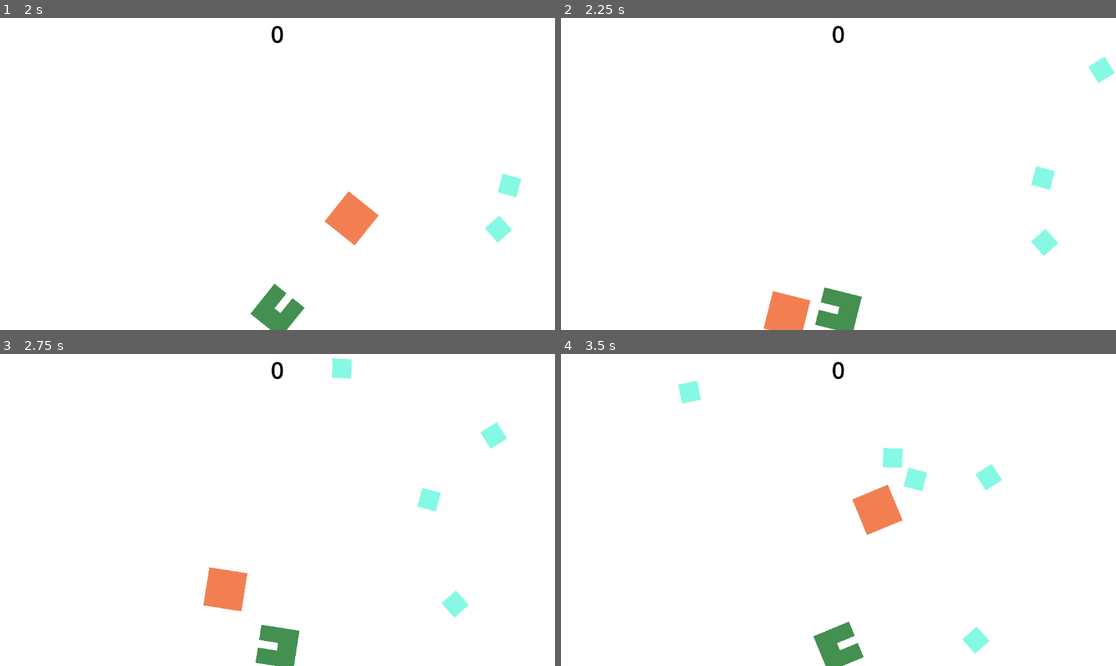
Above: before the commit, frames 1-4 (two rows, left to right).
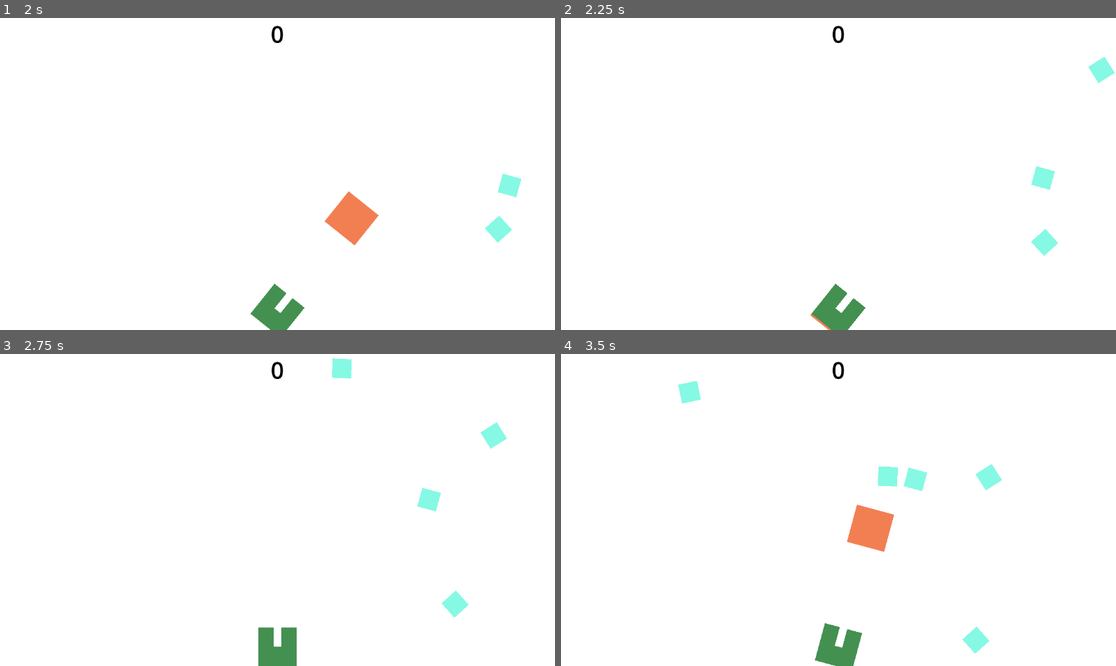
Above: after the commit, the same moments.

Repository: jmatth11/frog_life
Game: Godot game, scene res://scenes/start_menu.tscn
Two runs of this game, one before a commit and one after it. Both use one fixed random seed, a clock stepped at 60 frames per second and the inputs below.
Inputs (mouse positions are in pixels of both pictures, inside the frame that each line leads up to):
- Up to frame 1 (2 s): click "Start" at 0.5 s; tap Enter at 1.25 s; move the mouse to (399, 158) at 1.27 s; click (399, 158) at 1.42 s
- Up to frame 2 (2.25 s): move the mouse to (727, 189) at 2.02 s; click (727, 189) at 2.17 s
- Up to frame 3 (2.75 s): no input
- Up to frame 4 (3.5 s): move the mouse to (894, 441) at 2.77 s; click (894, 441) at 2.92 s

Frame 1 is identical in both runs. In frame 2, 1.2% of the frame differs, in the area x 36-55%, y 85-100%; in frame 3, 1.2%; in frame 4, 1.8%, in the area x 45-62%, y 30-100%.

Commit message:
fix tongue animation executing only once:

Diff:
--- a/scripts/frog.gd
+++ b/scripts/frog.gd
@@ -21,12 +21,14 @@
 		if event is InputEventMouseButton && event.button_index == MOUSE_BUTTON_LEFT && event.pressed:
 			if tongue == null:
 				load_tongue()
-			add_child(tongue)
-			move_child(tongue, 0)
-			tongue.target_position = event.position
-			# get_angle_to get's the angle relative to the beginning position.
-			# so since I want to start with a -90 degree offset I need to account for that
-			angle_to_target = get_angle_to(event.position) - deg_to_rad(90)
+			if !tongue_animation_in_progress:
+				tongue_animation_in_progress = true
+				add_child(tongue)
+				move_child(tongue, 0)
+				tongue.target_position = event.position
+				# get_angle_to get's the angle relative to the beginning position.
+				# so since I want to start with a -90 degree offset I need to account for that
+				angle_to_target = get_angle_to(event.position) - deg_to_rad(90)
 
 func reset_rotation():
 	angle_to_target = deg_to_rad(-90)
@@ -36,6 +38,7 @@
 	$CollisionShape2D.set_deferred("disabled", true)
 
 func _on_tongue_animation_done():
+	tongue_animation_in_progress = false
 	remove_child(tongue)
 	reset_rotation()
 
